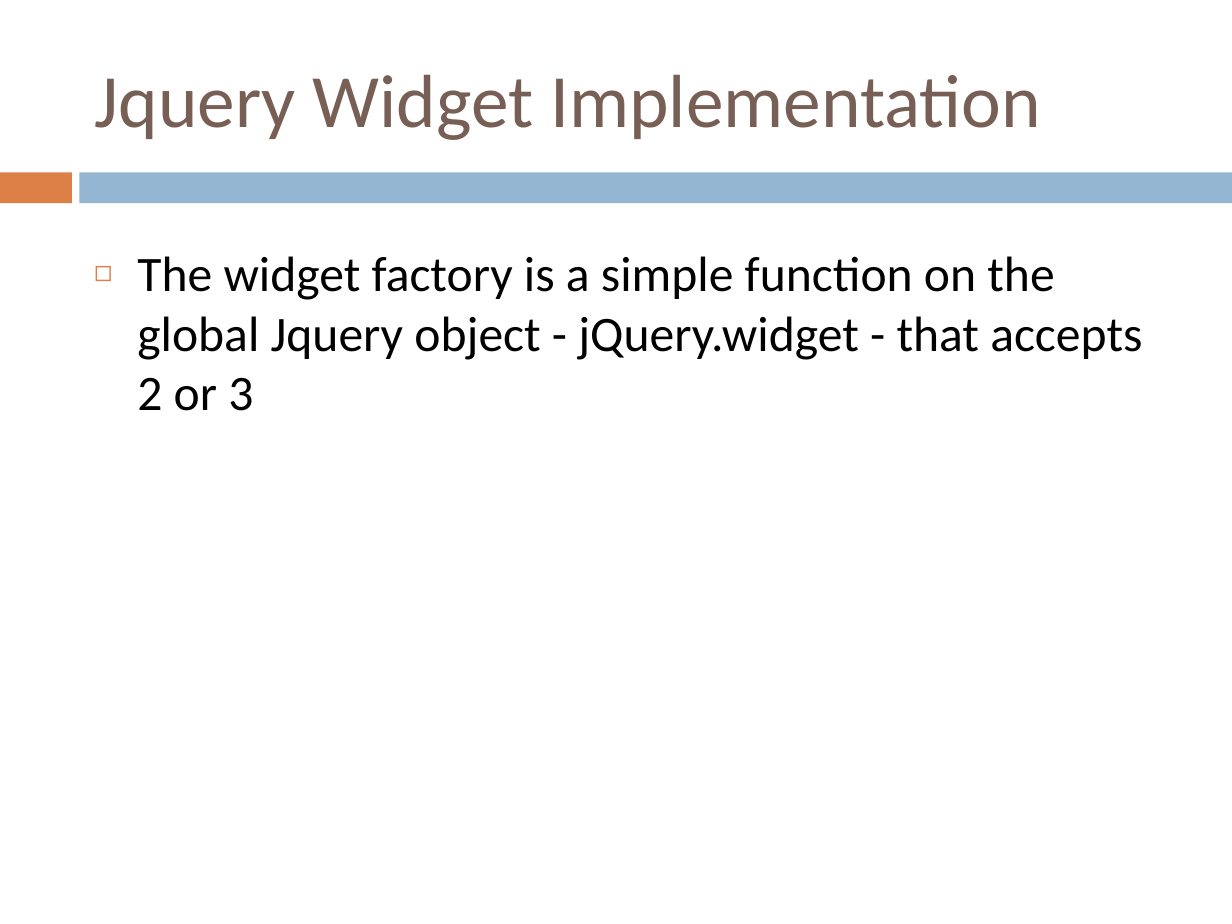
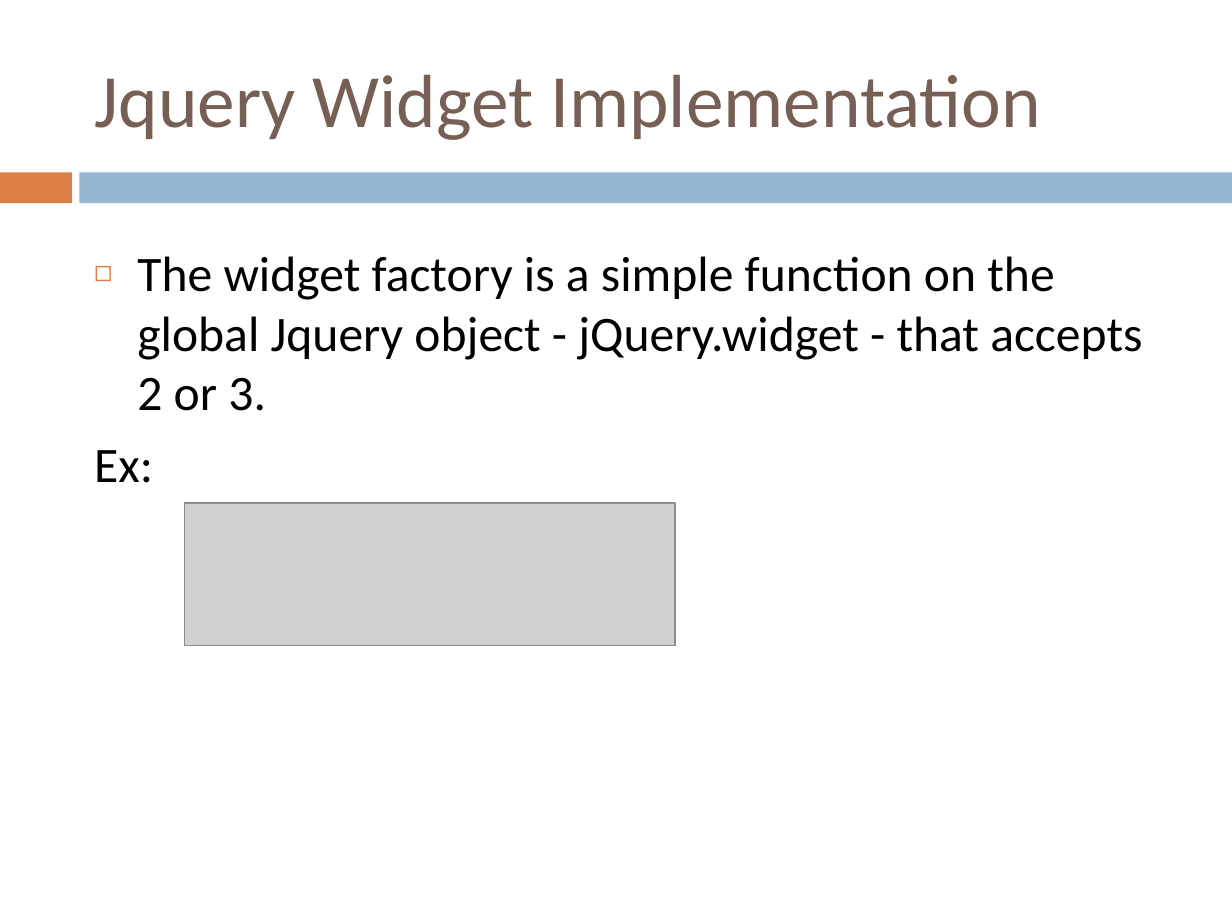
Before and after one commit to yedukondalurd/PPT, a slide deck: slide 15 of Advanced Javascript Day-2.pptx (slide 14 before the commit). Drawn at 1232x924 pixels with LibreOffice and Linux fonts; fonts in the diff are those of the drawing; grey boxes stand for pictures. Boxes give left, top, right and bottom in pixels: in the first picture for what was removed or moved away, otherwise in the second. Text is boxed around its words. In the diff, an @@ line names an element or a change of style, - is before the commit and + after.

```diff
--- a/Advanced Javascript Day-2.pptx
+++ b/Advanced Javascript Day-2.pptx
@@ text at (94, 256, 1142, 483): text changed @@
-◻ The widget factory is a simple function on the global Jquery object - jQuery.widget - that accepts 2 or 3
+◻ The widget factory is a simple function on the global Jquery object - jQuery.widget - that accepts 2 or 3.
+Ex:
@@ picture added at (185, 503, 675, 646) @@
```
Also in this commit, not shown: 1 slide added.
